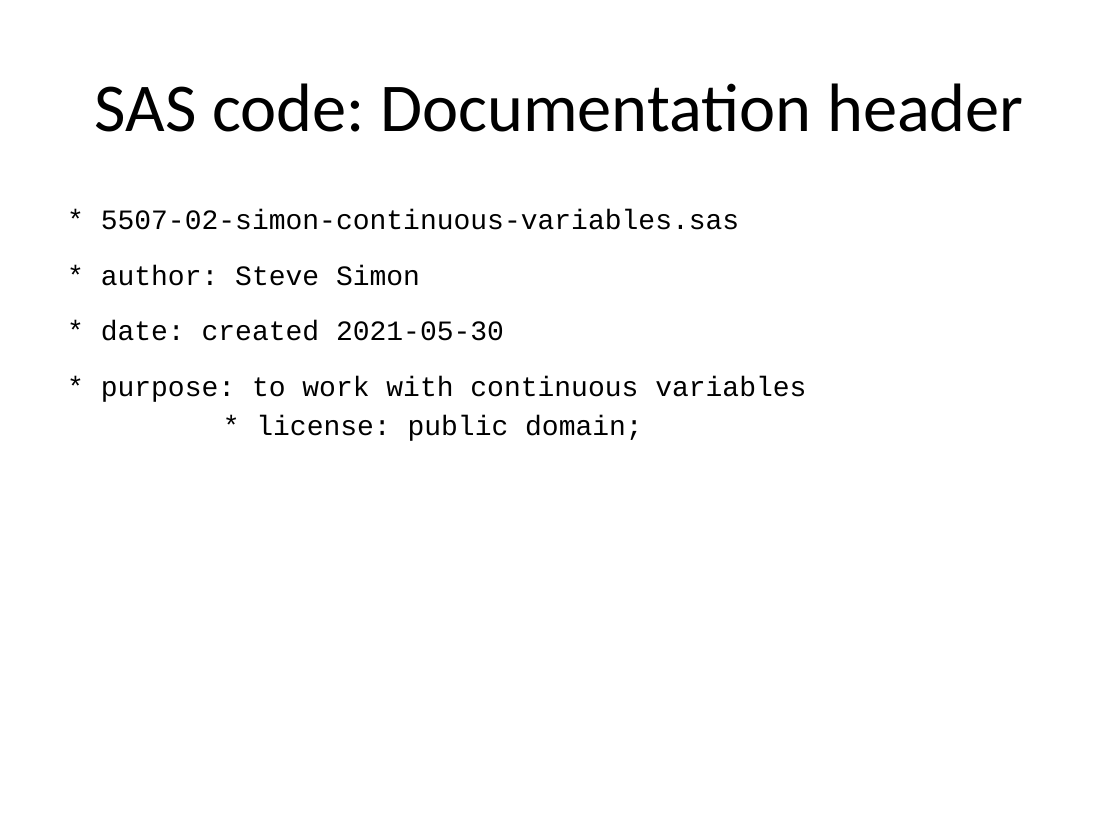
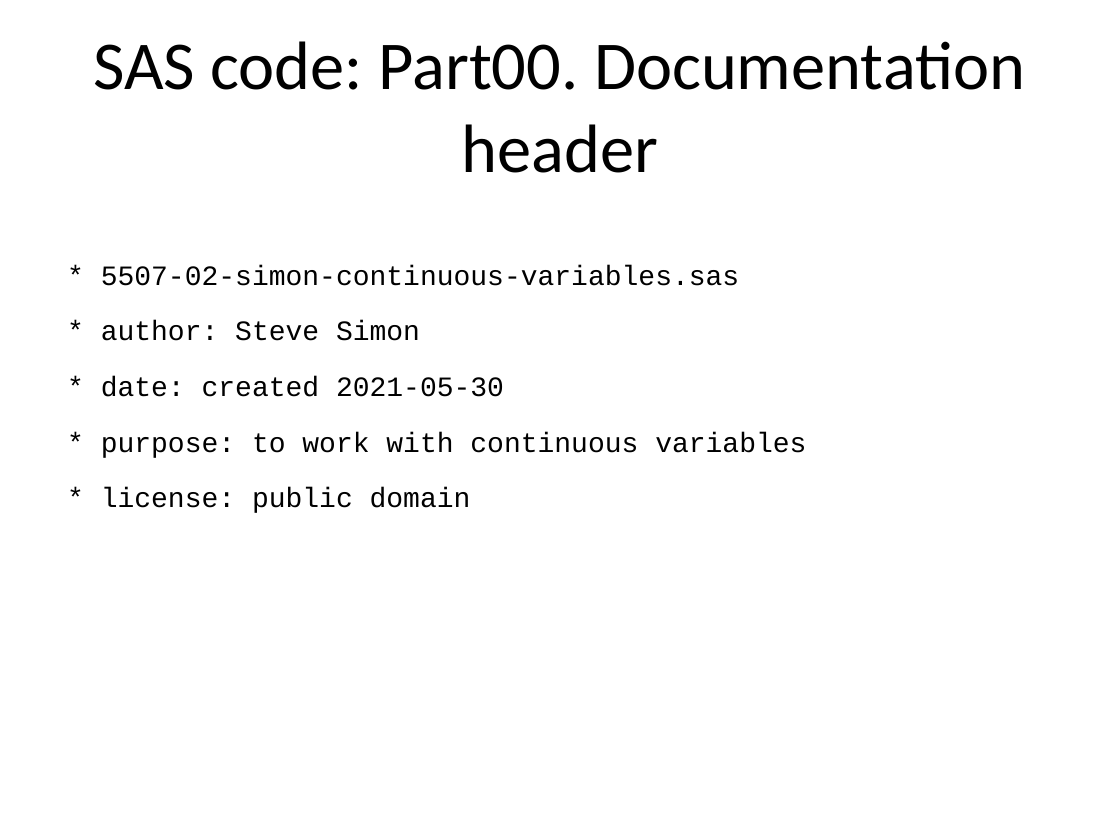
Before and after one commit to pmean/introduction-to-SAS, a slide deck: slide 6 of results/5507-02-simon-slides-and-speaker-notes.pptx. Drawn at 1120x840 pixels with LibreOffice and Linux fonts; fonts in the diff are those of the drawing. Boxes give left, top, right and bottom in pixels: in the first picture for what was removed or moved away, otherwise in the second. Text is boxed around its words. In the diff, an @@ line names an element or a change of style, - is before the commit and + after.

```diff
--- a/results/5507-02-simon-slides-and-speaker-notes.pptx
+++ b/results/5507-02-simon-slides-and-speaker-notes.pptx
@@ title at bbox=[93, 41, 1025, 173]: text changed @@
-SAS code: Documentation header
+SAS code: Part00. Documentation header
@@ text at bbox=[101, 265, 806, 513]: text changed @@
-* 5507-02-simon-continuous-variables.sas
-* author: Steve Simon
-* date: created 2021-05-30
-* purpose: to work with continuous variables
-* license: public domain;
+* 5507-02-simon-continuous-variables.sas
+* author: Steve Simon
+* date: created 2021-05-30
+* purpose: to work with continuous variables
+* license: public domain
```
Also in this commit, not shown: 42 other slides changed, 27 other files.
